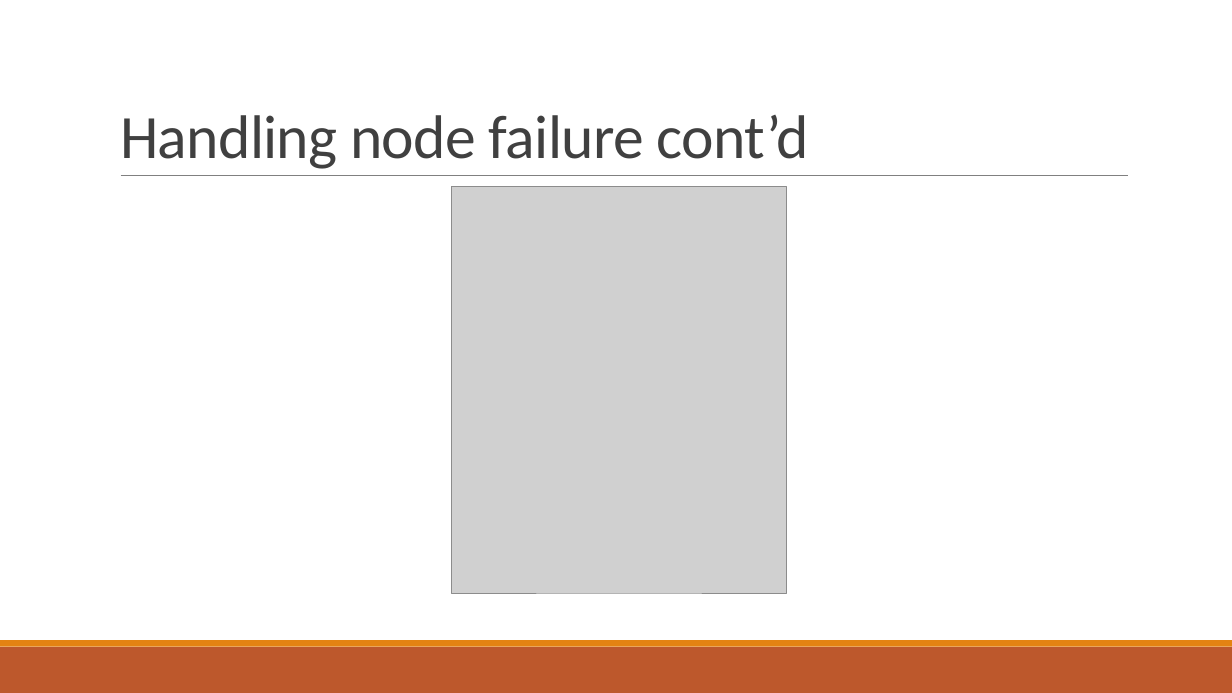
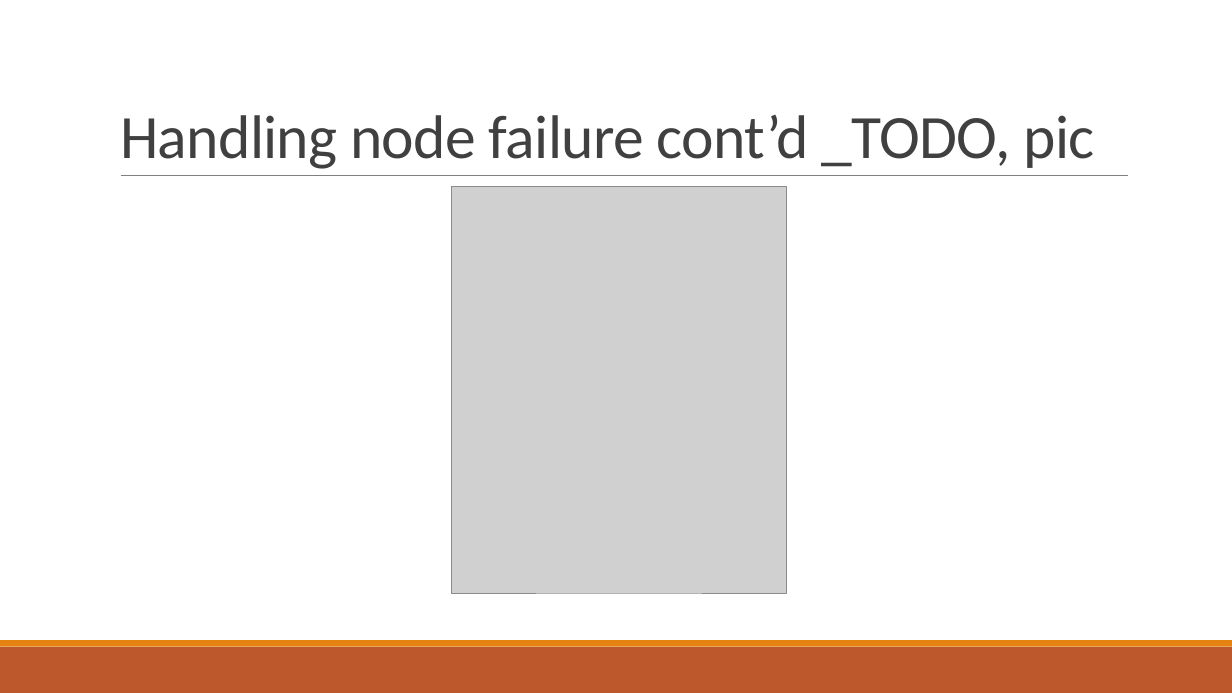
Before and after one commit to PStahl/master_thesis, a slide deck: slide 35 of presentation/presentation2.pptx. Drawn at 1232x693 pixels with LibreOffice and Linux fonts; fonts in the diff are those of the drawing; grey boxes stand for pictures. Boxes give left, top, right and bottom in pixels: in the first picture for what was removed or moved away, otherwise in the second. Text is boxed around its words. In the diff, an @@ line names an element or a change of style, - is before the commit and + after.

```diff
--- a/presentation/presentation2.pptx
+++ b/presentation/presentation2.pptx
@@ title at (120,115,1094,169): text changed @@
-Handling node failure cont’d
+Handling node failure cont’d _TODO, pic
```
Also in this commit, not shown: 21 other slides changed, 1 slide added, 5 slides removed.
